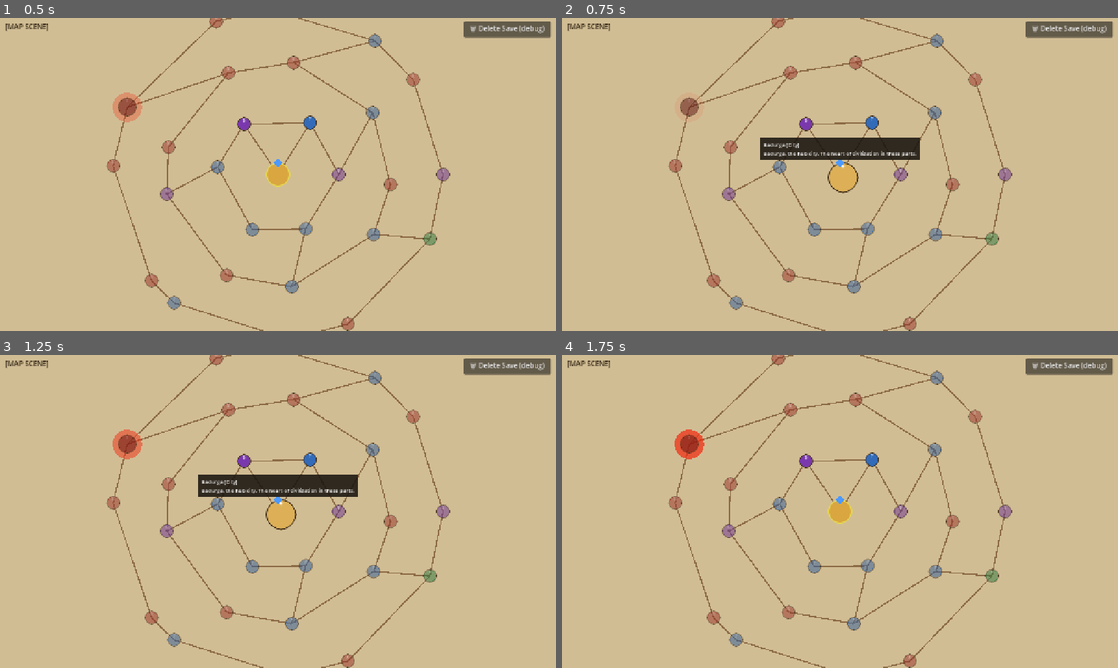
Above: before the commit, frames 1-4 (two rows, left to right).
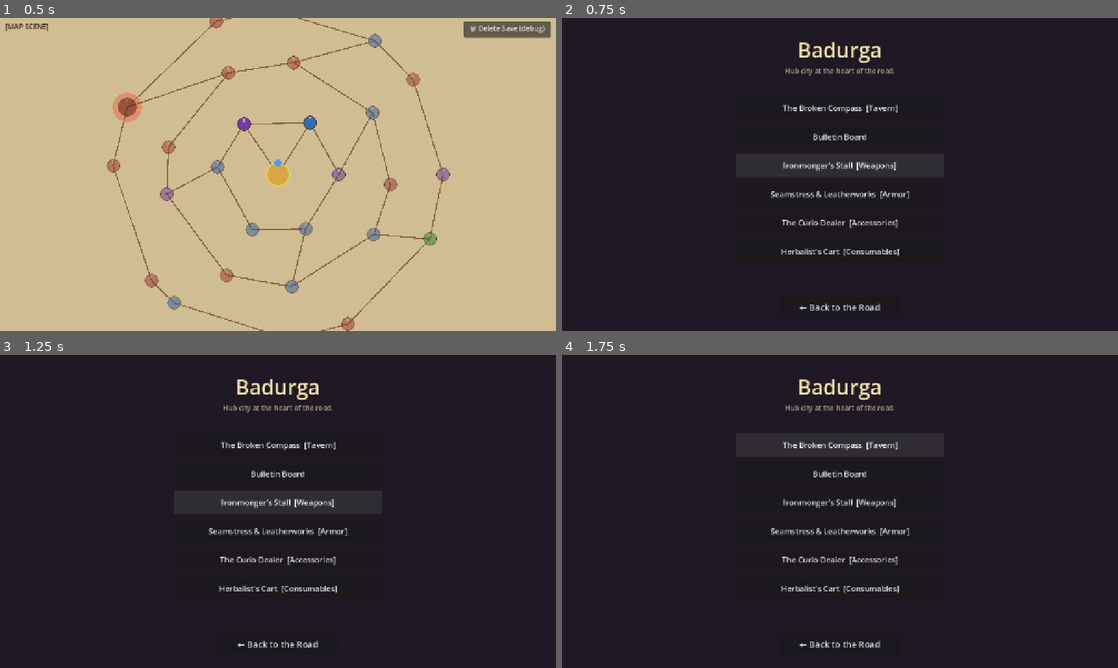
Above: after the commit, the same moments.

Repository: caleb-the-dev/RogueFinder
Game: Godot game, scene res://main.tscn
The game is run twice, just before and just after one commit, with the same random seed, the same clock (stepped at 60 frames per second) and the same inputs.
Inputs (mouse positions are in pixels of both pictures, inside the frame that each line leads up to):
- Up to frame 1 (0.5 s): no input
- Up to frame 2 (0.75 s): click "★" at 0.5 s
- Up to frame 3 (1.25 s): no input
- Up to frame 4 (1.75 s): click (840, 445) at 1.25 s, where only the run after the commit has a clickable "The Broken Compass [Tavern]"

Frame 1 is identical in both runs. In frame 2, 98% of the frame differs, in the area x 0-100%, y 0-100%; in frame 3, 98%; in frame 4, 100%.

Commit message:
feat(map,city): add Badurga city scene shell (Feature 6)
Wires the CITY branch of MapManager._enter_current_node() to a real
scene. Badurga now loads BadurgaScene.tscn with a titled shell, six
placeholder section buttons (tavern, bulletin, 4 vendors — each prints
a "not yet implemented" stub to output), and a "Back to the Road"
button that returns to MapScene. Follows the NodeStub pattern: minimal
.tscn, all children built in _ready(), typed GDScript throughout. No
GameState changes — the city visit is stateless.

Docs updated: map_scene.md CITY routing row + deferred list; map.md
File Locations + Recent Milestones; CLAUDE.md build state.

Co-Authored-By: Claude Opus 4.7 <noreply@anthropic.com>

Diff:
--- /dev/null
+++ b/rogue-finder/scenes/city/BadurgaScene.tscn
@@ -0,0 +1,6 @@
+[gd_scene load_steps=2 format=3]
+
+[ext_resource type="Script" path="res://scripts/city/BadurgaManager.gd" id="1_badurga"]
+
+[node name="BadurgaScene" type="Node2D"]
+script = ExtResource("1_badurga")
--- /dev/null
+++ b/rogue-finder/scripts/city/BadurgaManager.gd
@@ -0,0 +1,99 @@
+class_name BadurgaManager
+extends Node2D
+
+## --- Constants ---
+
+const VIEWPORT_SIZE := Vector2(1280.0, 720.0)
+
+## Each entry: [button label, stub id printed to output when pressed]
+const SECTIONS: Array = [
+	["The Broken Compass  [Tavern]",         "tavern"],
+	["Bulletin Board",                       "bulletin"],
+	["Ironmonger's Stall  [Weapons]",        "vendor_weapon"],
+	["Seamstress & Leatherworks  [Armor]",   "vendor_armor"],
+	["The Curio Dealer  [Accessories]",      "vendor_accessory"],
+	["Herbalist's Cart  [Consumables]",      "vendor_consumable"],
+]
+
+## --- Lifecycle ---
+
+func _ready() -> void:
+	_add_background()
+	_add_title()
+	_add_section_buttons()
+	_add_return_button()
+
+## --- Scene Construction ---
+
+func _add_background() -> void:
+	# Dark stone tone — deliberately distinct from the map's sand parchment
+	var bg := ColorRect.new()
+	bg.size = VIEWPORT_SIZE
+	bg.color = Color(0.12, 0.10, 0.14)
+	bg.mouse_filter = Control.MOUSE_FILTER_IGNORE
+	add_child(bg)
+
+func _add_title() -> void:
+	var title := Label.new()
+	title.text = "Badurga"
+	title.horizontal_alignment = HORIZONTAL_ALIGNMENT_CENTER
+	title.size = Vector2(VIEWPORT_SIZE.x, 80.0)
+	title.position = Vector2(0.0, 40.0)
+	var s := LabelSettings.new()
+	s.font_size = 48
+	s.font_color = Color(0.95, 0.88, 0.65)
+	title.label_settings = s
+	add_child(title)
+
+	var subtitle := Label.new()
+	subtitle.text = "Hub city at the heart of the road."
+	subtitle.horizontal_alignment = HORIZONTAL_ALIGNMENT_CENTER
+	subtitle.size = Vector2(VIEWPORT_SIZE.x, 30.0)
+	subtitle.position = Vector2(0.0, 110.0)
+	var ss := LabelSettings.new()
+	ss.font_size = 16
+	ss.font_color = Color(0.70, 0.65, 0.55)
+	subtitle.label_settings = ss
+	add_child(subtitle)
+
+func _add_section_buttons() -> void:
+	# Stack section buttons in a centered column
+	var btn_size := Vector2(480.0, 54.0)
+	var spacing := 12.0
+	var start_y := 180.0
+	var x := (VIEWPORT_SIZE.x - btn_size.x) * 0.5
+
+	for i in range(SECTIONS.size()):
+		var entry: Array = SECTIONS[i]
+		var label_text: String = entry[0]
+		var stub_id: String = entry[1]
+
+		var btn := Button.new()
+		btn.text = label_text
+		btn.custom_minimum_size = btn_size
+		btn.size = btn_size
+		btn.position = Vector2(x, start_y + i * (btn_size.y + spacing))
+		btn.add_theme_font_size_override("font_size", 18)
+		btn.pressed.connect(_on_section_pressed.bind(stub_id))
+		add_child(btn)
+
+func _add_return_button() -> void:
+	var btn := Button.new()
+	btn.text = "← Back to the Road"
+	btn.custom_minimum_size = Vector2(280.0, 50.0)
+	btn.size = Vector2(280.0, 50.0)
+	btn.position = Vector2(
+		(VIEWPORT_SIZE.x - 280.0) * 0.5,
+		VIEWPORT_SIZE.y - 80.0,
+	)
+	btn.add_theme_font_size_override("font_size", 20)
+	btn.pressed.connect(_on_return_pressed)
+	add_child(btn)
+
+## --- Callbacks ---
+
+func _on_section_pressed(stub_id: String) -> void:
+	print("[Badurga] ", stub_id, " not yet implemented")
+
+func _on_return_pressed() -> void:
+	get_tree().change_scene_to_file("res://scenes/map/MapScene.tscn")
--- a/rogue-finder/scripts/map/MapManager.gd
+++ b/rogue-finder/scripts/map/MapManager.gd
@@ -837,7 +837,7 @@
 			GameState.current_combat_node_id = GameState.player_node_id
 			get_tree().change_scene_to_file("res://scenes/combat/CombatScene3D.tscn")
 		"CITY":
-			pass  # Badurga interior — deferred to a future session
+			get_tree().change_scene_to_file("res://scenes/city/BadurgaScene.tscn")
 		_:
 			GameState.pending_node_type = node_type
 			get_tree().change_scene_to_file("res://scenes/misc/NodeStub.tscn")
Not shown, changed: claude.md
Not shown, changed: docs/map_directories/map.md
Not shown, changed: docs/map_directories/map_scene.md
